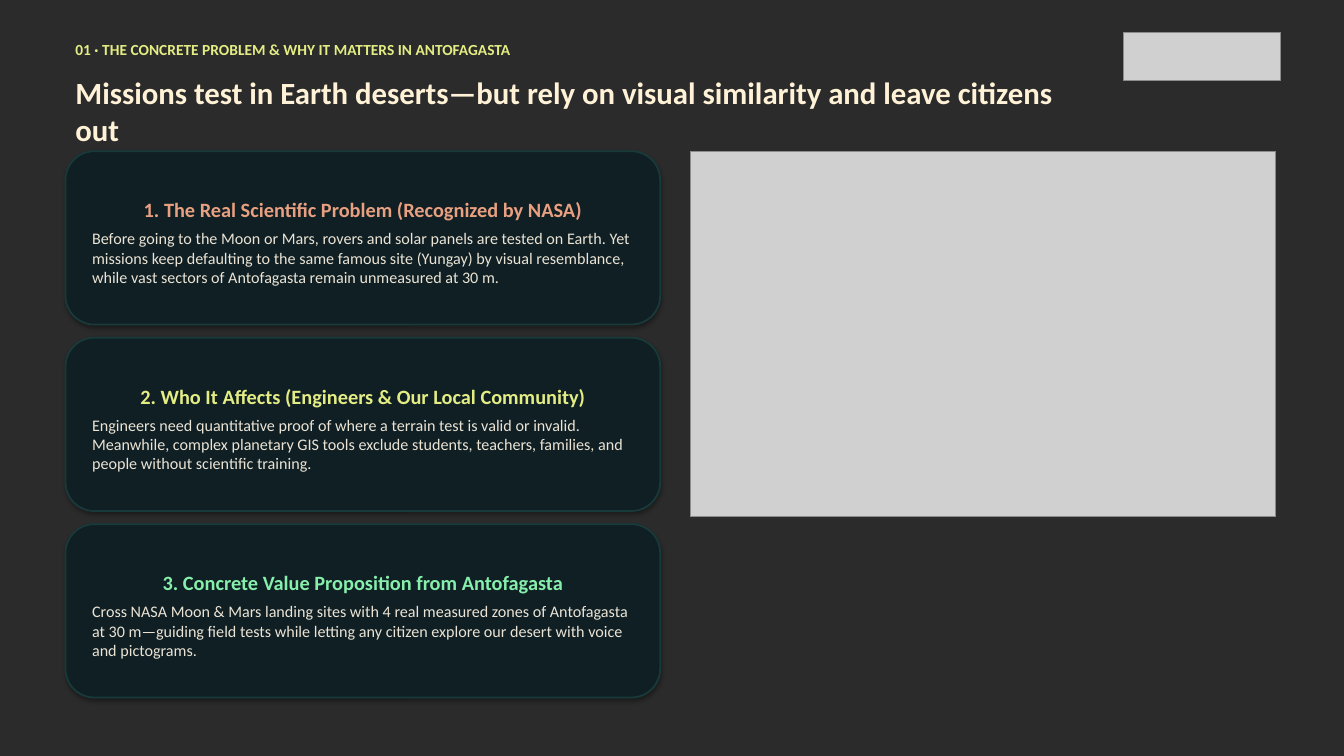
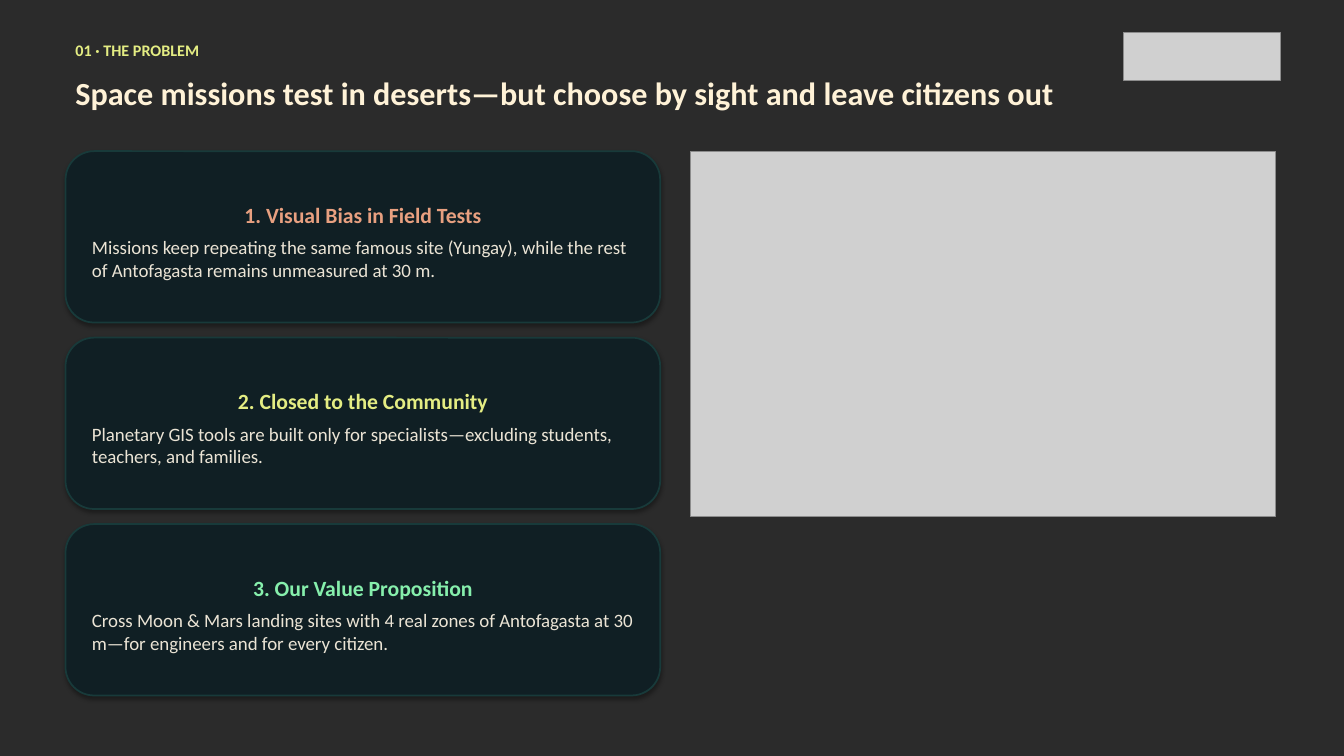
Before and after one commit to AnGeMoNs/Ckepi, a slide deck: slide 2 of docs/nehe/ckepi-pitch-en.pptx. Drawn at 1344x756 pixels with LibreOffice and Linux fonts; fonts in the diff are those of the drawing; grey boxes stand for pictures; background and template pictures are left out; a plain dark background stands for a picture behind light text. Boxes give left, top, right and bottom in pixels: in the first picture for what was removed or moved away, otherwise in the second. Text is boxed around its words. In the diff, an @@ line names an element or a change of style, - is before the commit and + after.

```diff
--- a/docs/nehe/ckepi-pitch-en.pptx
+++ b/docs/nehe/ckepi-pitch-en.pptx
@@ text at [75, 45, 199, 56]: text changed; size 11 to 11.5 pt @@
-01 · THE CONCRETE PROBLEM & WHY IT MATTERS IN ANTOFAGASTA
+01 · THE PROBLEM
@@ text at [75, 82, 1053, 111]: text changed; size 22 to 23 pt @@
-Missions test in Earth deserts—but rely on visual similarity and leave citizens out
+Space missions test in deserts—but choose by sight and leave citizens out
@@ text in rounded rectangle at [92, 207, 626, 281]: text changed; size 11.5 to 13.5 pt @@
-1. The Real Scientific Problem (Recognized by NASA)
-Before going to the Moon or Mars, rovers and solar panels are tested on Earth. Yet missions keep defaulting to the same famous site (Yungay) by visual resemblance, while vast sectors of Antofagasta remain unmeasured at 30 m.
+1. Visual Bias in Field Tests
+Missions keep repeating the same famous site (Yungay), while the rest of Antofagasta remains unmeasured at 30 m.
@@ text in rounded rectangle at [92, 393, 612, 465]: text changed; size 11.5 to 13.5 pt @@
-2. Who It Affects (Engineers & Our Local Community)
-Engineers need quantitative proof of where a terrain test is valid or invalid. Meanwhile, complex planetary GIS tools exclude students, teachers, families, and people without scientific training.
+2. Closed to the Community
+Planetary GIS tools are built only for specialists—excluding students, teachers, and families.
@@ text in rounded rectangle at [92, 580, 633, 654]: text changed; size 11.5 to 13.5 pt @@
-3. Concrete Value Proposition from Antofagasta
-Cross NASA Moon & Mars landing sites with 4 real measured zones of Antofagasta at 30 m—guiding field tests while letting any citizen explore our desert with voice and pictograms.
+3. Our Value Proposition
+Cross Moon & Mars landing sites with 4 real zones of Antofagasta at 30 m—for engineers and for every citizen.
```
Also in this commit, not shown: 6 other slides changed, 15 other files.
